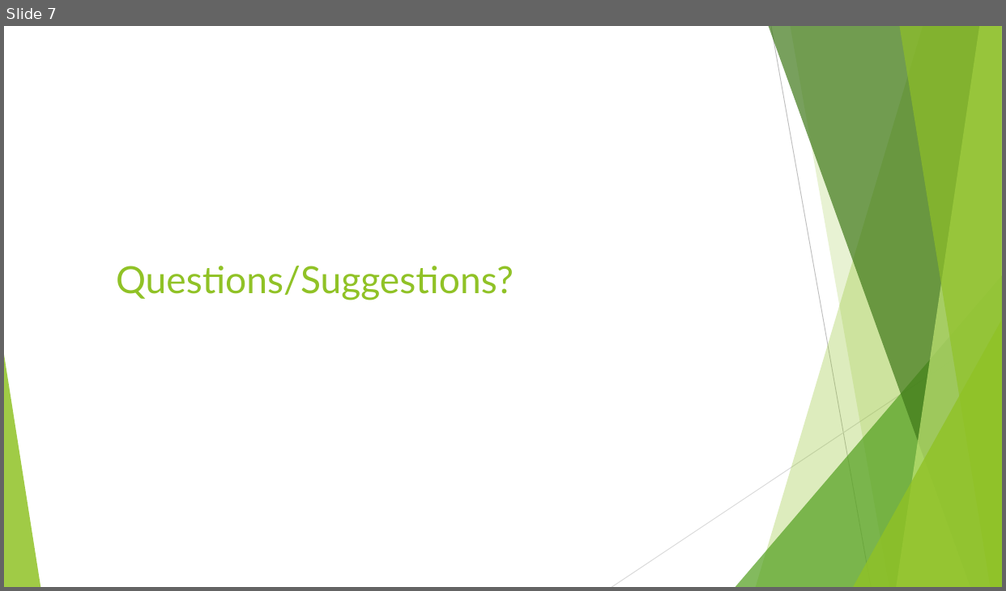
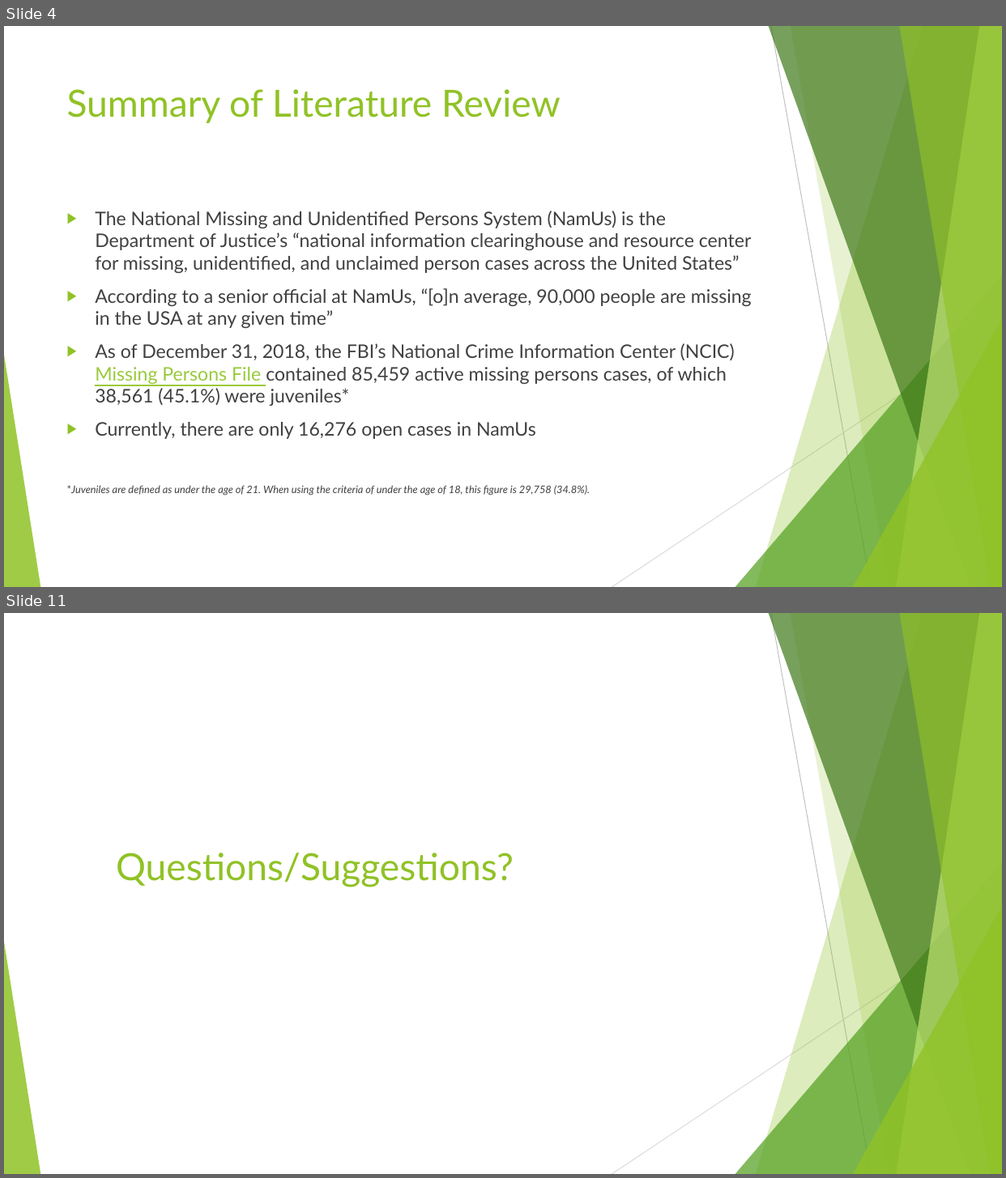
Before and after one commit to NelsonFoster/Data-Science-Capstone, a slide deck: Documentation/MidtermPresentation07182019.pptx. Shown one above the other, each under a label of ours: slide 7 before the commit, slides 4 and 11 after it; the slides between them are not shown. The pictures are 1006x591 and 1006x1178 pixels, drawn with LibreOffice and Linux fonts; fonts in the diff are those of the drawing. Boxes give left, top, right and bottom in pixels: in the first picture for what was removed or moved away, otherwise in the second. Text is boxed around its words. In the diff, an @@ line names an element or a change of style, - is before the commit and + after.

```diff
--- a/Documentation/MidtermPresentation07182019.pptx
+++ b/Documentation/MidtermPresentation07182019.pptx
@@ slide 4 added at box(4, 26, 1002, 587), background #FFFFFF; not listed: 10 template elements that a slide beside it also shows @@
@@ title added at box(67, 89, 560, 123), 36 pt, text #90C226 @@
+Summary of Literature Review
@@ text added at box(67, 211, 752, 496), 18 pt, text #404040 @@
+▶ The National Missing and Unidentified Persons System (NamUs) is the Department of Justice’s “national information clearinghouse and resource center for missing, unidentified, and unclaimed person cases across the United States”
+▶ According to a senior official at NamUs, “[o]n average, 90,000 people are missing in the USA at any given time”
+▶ As of December 31, 2018, the FBI’s National Crime Information Center (NCIC) Missing Persons File contained 85,459 active missing persons cases, of which 38,561 (45.1%) were juveniles*
+▶ Currently, there are only 16,276 open cases in NamUs
+*Juveniles are defined as under the age of 21. When using the criteria of under the age of 18, this figure is 29,758 (34.8%).
@@ what was slide 7 is now slide 11 @@
```
Also in this commit, not shown: 4 slides changed, 5 other slides added, 2 slides removed, 5 other files.
